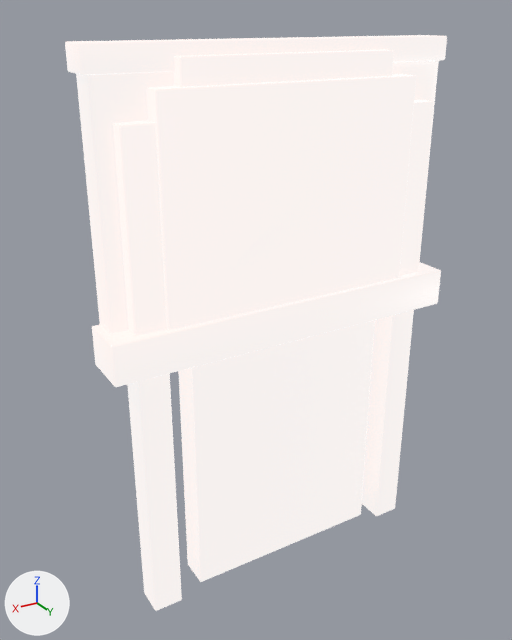
A saved change to the glTF model unity/Assets/Art/EarlyGame/garage-kit/garage-land-for-sale-sign.glb.
One viewpoint serves both versions: a camera (50 mm lens) standing at (1.28, 1.95, 2.03) and looking at (0.07, -0.07, 1.02). The axes (+X, +Y, +Z) are drawn at lower left. The lights are the same throughout. The picture after the commit comes second. Vertices at exactly the same position are counted once.

Script lines for the objects in view, before the commit:
```python
mat_garage_land_for_sale_sign_vcol = bpy.data.materials.new('garage-land-for-sale-sign_vcol')
mat_garage_land_for_sale_sign_vcol.use_nodes = True; mat_garage_land_for_sale_sign_vcol.node_tree.nodes.clear()
_N = mat_garage_land_for_sale_sign_vcol.node_tree.nodes; _L = mat_garage_land_for_sale_sign_vcol.node_tree.links
n0 = _N.new('ShaderNodeBsdfPrincipled'); n0.name = 'Principled BSDF'
n0.inputs[2].default_value = 0.45  # 'Roughness'
n0.inputs[28].default_value = 0.85  # 'Emission Strength'
n1 = _N.new('ShaderNodeOutputMaterial'); n1.name = 'Material Output'
n2 = _N.new('ShaderNodeVertexColor'); n2.name = 'Color Attribute'
_L.new(n0.outputs[0], n1.inputs[0])  # 'BSDF' to 'Surface'
_L.new(n2.outputs[0], n0.inputs[0])  # 'Color' to 'Base Color'
me_cube = bpy.data.meshes.new('Cube')
me_cube.from_pydata(...)  # 594 vertices, 1184 faces; spans x -0.67..0.67, y -0.11..0.09, z 0.0..1.96
me_cube.materials.append(mat_garage_land_for_sale_sign_vcol)
ob_postl = bpy.data.objects.new('PostL', me_cube)
ob_postl.location = (0.0, 0.0, 0.0)
```
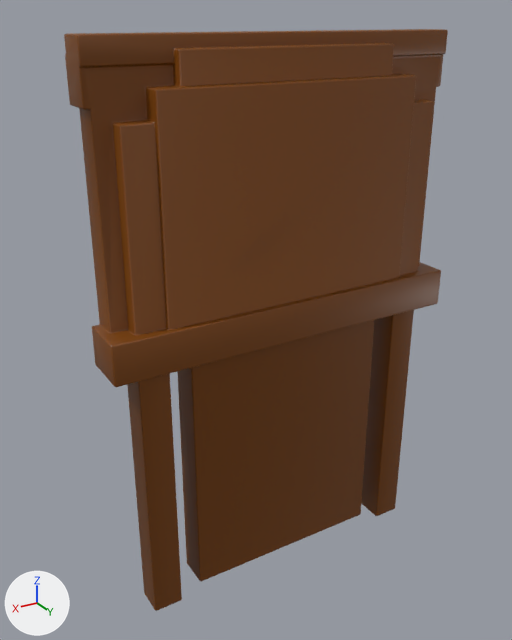
Changed parts and their boxes [x1, y1, x2, y2] in the pictures (512 x 640 px; the box of a moved part takes in the faces that stretch with it):
'PostL', surface changed, reshaped (darker): before [65, 35, 447, 611]; after [64, 29, 448, 611]
part 1 of me_cube, moved or reshaped: before [65, 35, 447, 332]; after [64, 29, 448, 332]
part 2 of me_cube, moved or reshaped (mostly hidden): before [178, 320, 375, 581]; after [177, 327, 374, 579]
part 3 of me_cube, recoloured (darker): [78, 35, 447, 611] in both

What changed in the scene script:
```text
Change mat_garage_land_for_sale_sign_vcol:
    where n0 = _N.new('ShaderNodeBsdfPrincipled'); n0.name = 'Principled BSDF'
    remove n0.inputs[28].default_value = 0.85  # 'Emission Strength'
Change me_cube:
    used by ob_postl; location = (0.0, 0.0, 0.0)
    remove me_cube.from_pydata(...)  # 594 vertices, 1184 faces; spans x -0.67..0.67, y -0.11..0.09, z 0.0..1.96
    add me_cube.from_pydata(...)  # 672 vertices, 1340 faces; spans x -0.67..0.67, y -0.12..0.09, z 0.0..1.98
    me_cube part 1: 95 vertices moved from x -0.66..0.66, y -0.11..0.05, z 1.88..1.96 to x -0.66..0.66, y -0.12..0.05, z 1.78..1.98; 46 vertices removed from x -0.66..0.66, y -0.11..0.05, z 1.85..1.95; 124 vertices added at x -0.66..0.66, y -0.12..0.04, z 1.78..1.98
    me_cube part 2: 5 vertices moved within x -0.39..0.39, y -0.07..-0.06, z 0.04..0.97; 20 vertices removed from x -0.39..0.39, y -0.07..0.05, z 0.04..0.98; 20 vertices added at x -0.39..0.39, y -0.08..0.04, z 0.04..0.98
    me_cube part 3: 587 kept faces spanning x -0.67..0.67, y -0.11..0.09, z 0.0..1.98 get new vertex colours; the middle colour goes from brown #743a00 to brown #794100
```
